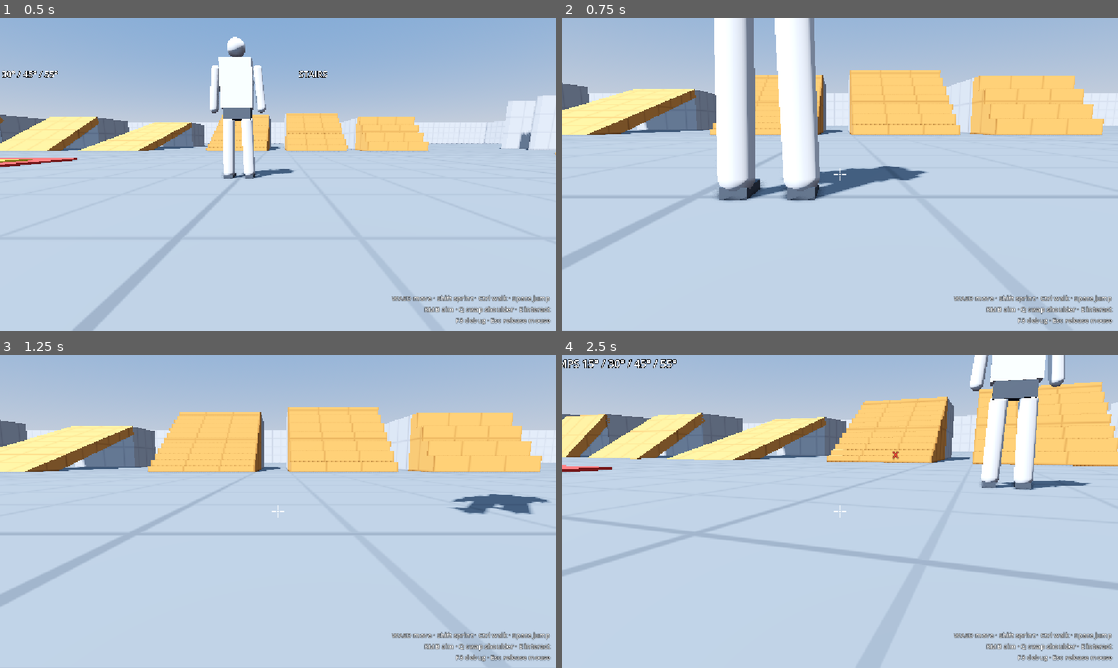
Above: before the commit, frames 1-4 (two rows, left to right).
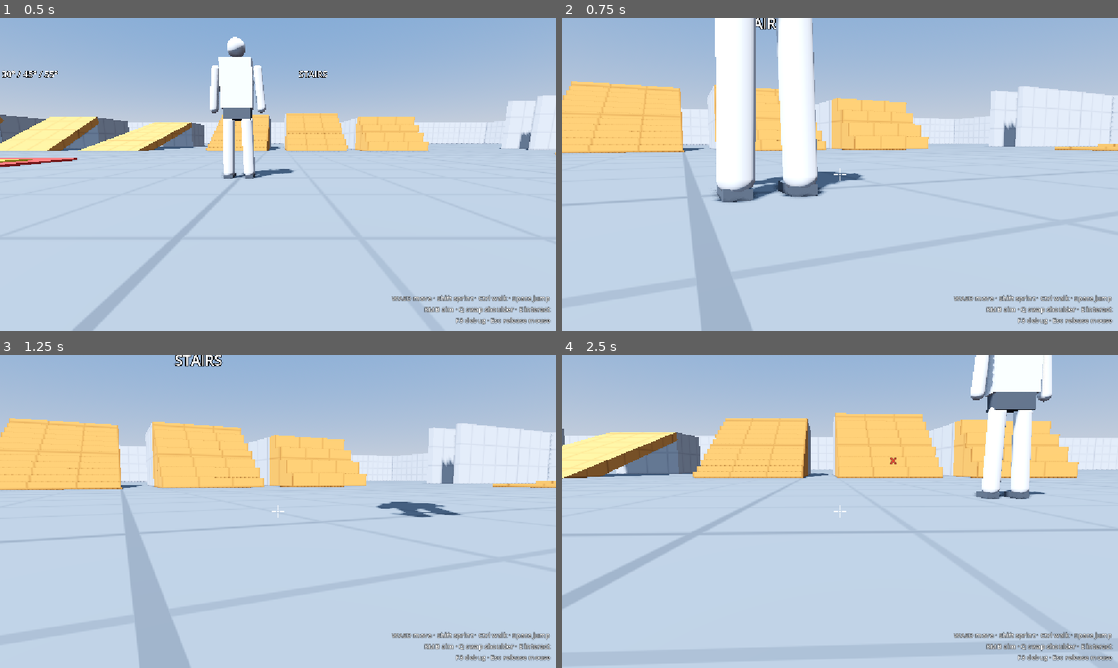
Above: after the commit, the same moments.

Repository: 134emre134/thug-life
Game: Godot game, scene res://scenes/levels/test_gym.tscn
Same seed, same stepped clock (60 frames per second), same inputs: the game is played once before the commit and once after it.
Inputs (mouse positions are in pixels of both pictures, inside the frame that each line leads up to):
- Up to frame 1 (0.5 s): no input
- Up to frame 2 (0.75 s): tap Enter at 0.5 s; move the mouse to (962, 158) at 0.52 s; hold D (move_right) from 0.53 s (still down); hold Right mouse button (aim) from 0.53 s (still down); click (962, 158) at 0.67 s
- Up to frame 3 (1.25 s): keep holding D (move_right); keep holding Right mouse button (aim); tap Space (jump) at 0.77 s; tap E (interact) at 0.8 s
- Up to frame 4 (2.5 s): move the mouse to (812, 511) at 1.27 s; release D (move_right) at 1.28 s; release Right mouse button (aim) at 1.28 s; hold W (move_forward) from 1.28 s (still down); tap E (interact) at 1.35, 2.3 s; tap Space (jump) at 1.52 s; right-click (812, 511) at 1.55 s; move the mouse to (851, 505) at 2.02 s; hold Right mouse button (aim) from 2.03 s (still down)

Frame 1 is identical in both runs. In frame 2, 24% of the frame differs, in the area x 0-100%, y 0-100%; in frame 3, 23%; in frame 4, 22%.
Error before the commit: Parse Error: Could not resolve external class member "priority". (res://scripts/components/interaction_component.gd:57)

Commit message:
Rename Interactable.priority to focus_priority (clashes with Area3D.priority)
Co-Authored-By: Claude Opus 5.5 <noreply@anthropic.com>
Claude-Session: https://claude.ai/code/session_01PKhRn9eAbYHiLsf6EpkQjj

Diff:
--- a/scripts/components/interactable.gd
+++ b/scripts/components/interactable.gd
@@ -21,7 +21,7 @@
 ## Disable automatically after the first successful interaction.
 @export var one_shot: bool = false
 ## Added to the target score; use to favour important objects that overlap others.
-@export var priority: float = 0.0
+@export var focus_priority: float = 0.0
 ## Optional point used for distance / line-of-sight checks. Defaults to this node.
 @export var focus_point: Node3D
 
--- a/scripts/components/interaction_component.gd
+++ b/scripts/components/interaction_component.gd
@@ -54,7 +54,7 @@
 		var facing := flat_view.dot(flat.normalized()) if flat.length_squared() > 0.0001 else 1.0
 		if distance > close_range and facing < min_dot:
 			continue
-		var score := facing - distance * distance_weight + candidate.priority
+		var score := facing - distance * distance_weight + candidate.focus_priority
 		if score <= best_score:
 			continue
 		if require_line_of_sight and not _has_line_of_sight(view_origin, candidate):
